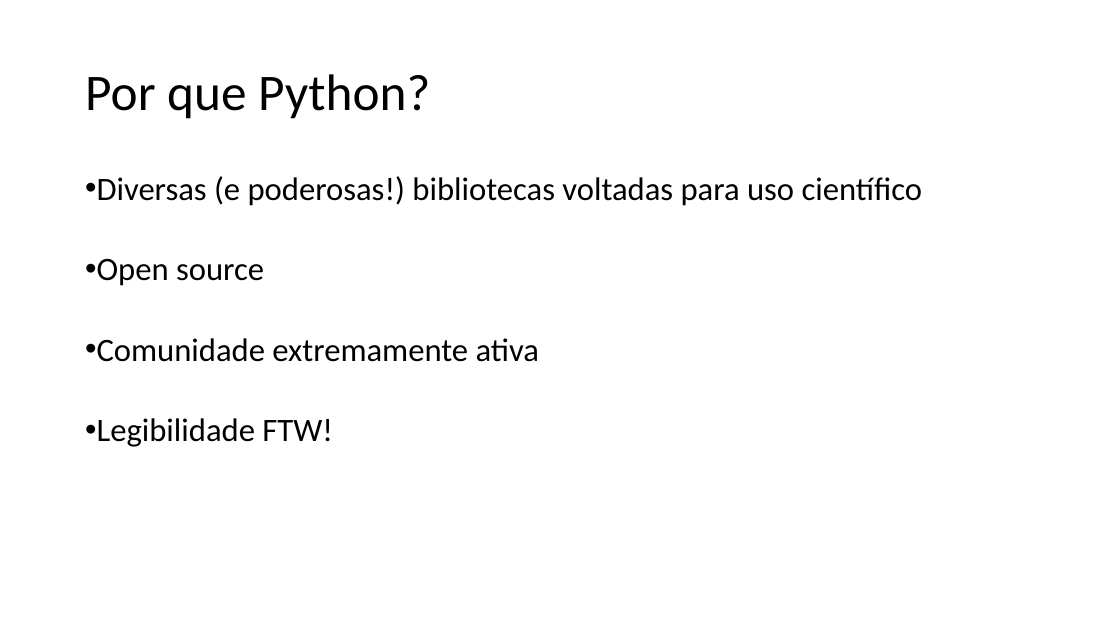
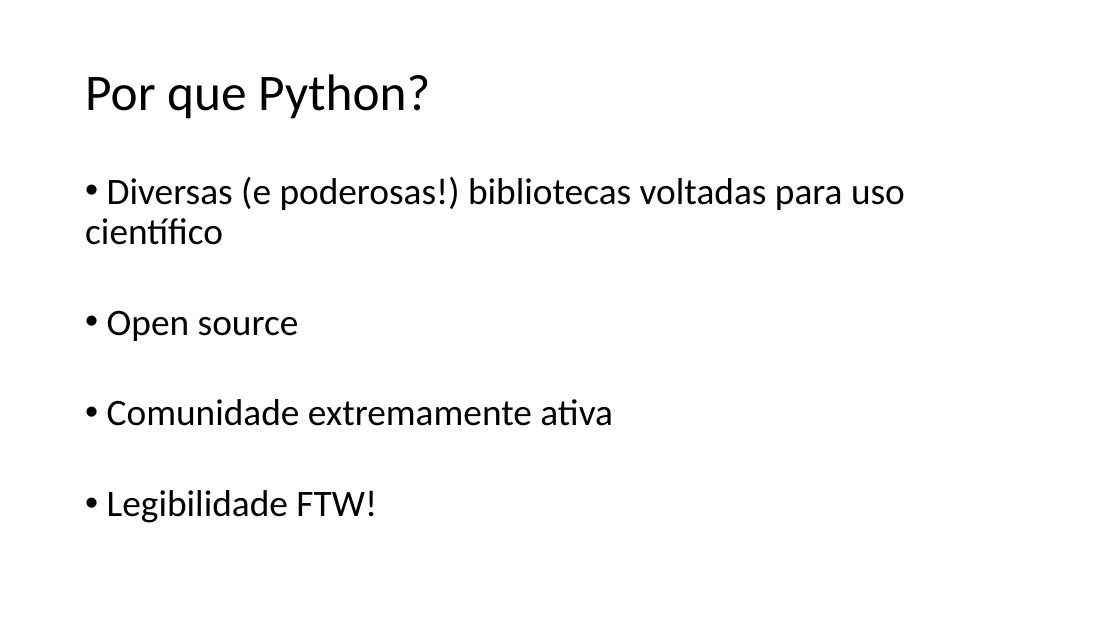
Before and after one commit to lidimayra/basic-stats, a slide deck: slide 3 of presentation.pptx. Drawn at 1120x630 pixels with LibreOffice and Linux fonts; fonts in the diff are those of the drawing. Boxes give left, top, right and bottom in pixels: in the first picture for what was removed or moved away, otherwise in the second. Text is boxed around its words. In the diff, an @@ line names an element or a change of style, - is before the commit and + after.

```diff
--- a/presentation.pptx
+++ b/presentation.pptx
@@ text "Diversas (e poderosas!) bibliotecas voltadas ..." at (85, 177, 905, 523): size 28 to 32 pt @@
```
Also in this commit, not shown: 5 other slides changed, 1 slide added.
